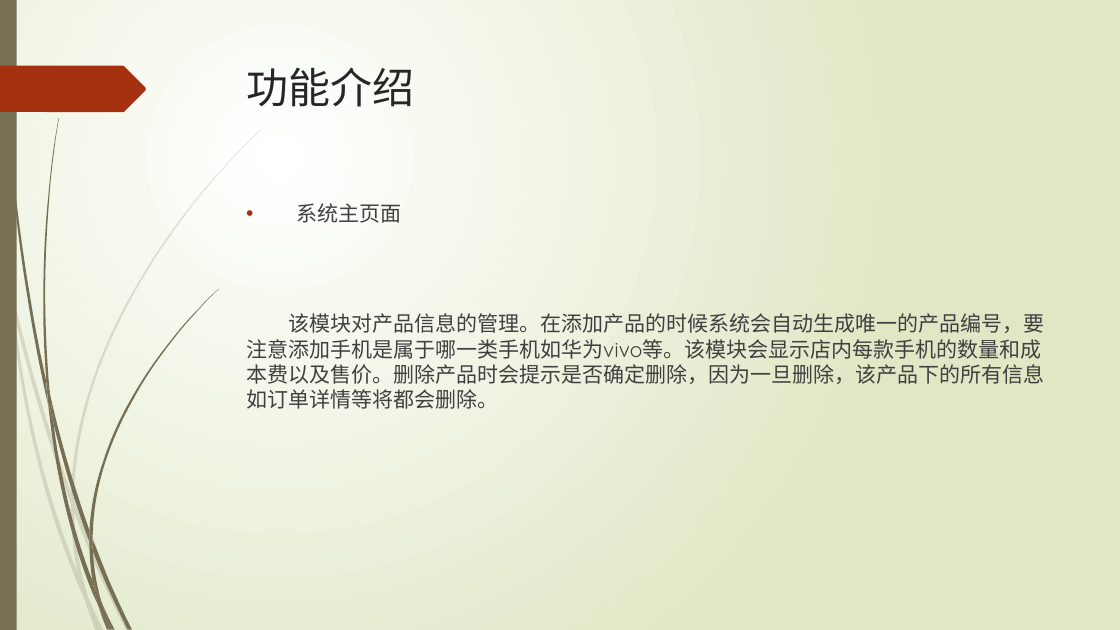
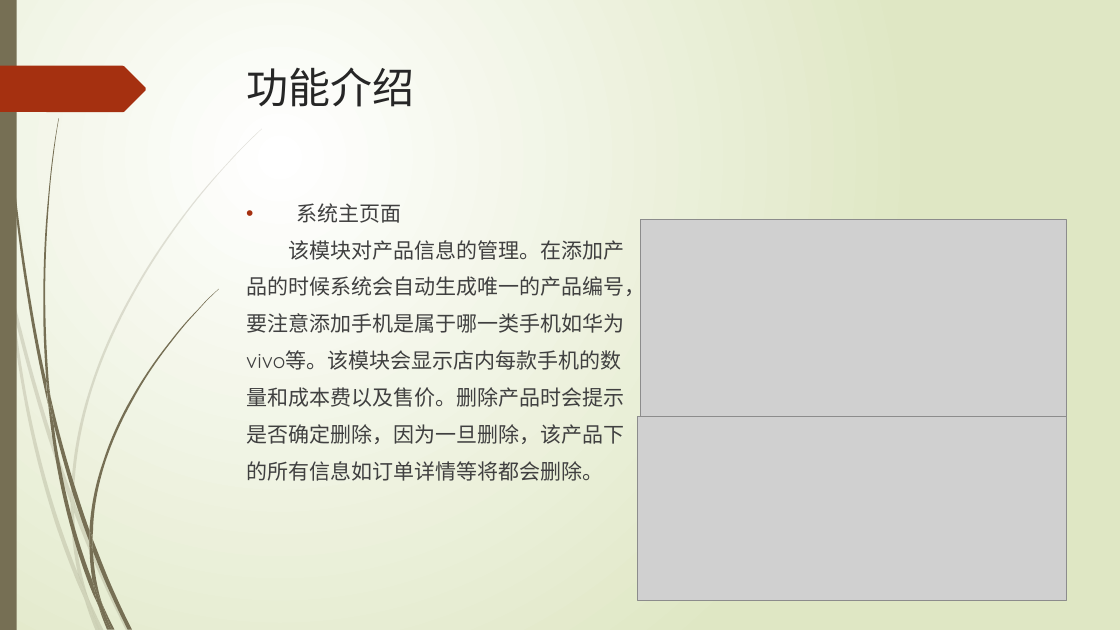
Before and after one commit to LNNying/CompletionReport, a slide deck: slide 5 of 软外4-刘宁宁201540704137-产品说明.pptx. Drawn at 1120x630 pixels with LibreOffice and Linux fonts; fonts in the diff are those of the drawing; grey boxes stand for pictures. Boxes give left, top, right and bottom in pixels: in the first picture for what was removed or moved away, otherwise in the second. Text is boxed around its words. In the diff, an @@ line names an element or a change of style, - is before the commit and + after.

Commit message:
修改产品文档

```diff
--- a/软外4-刘宁宁201540704137-产品说明.pptx
+++ b/软外4-刘宁宁201540704137-产品说明.pptx
@@ picture added at (640,220,1066,417) @@
@@ text at (246,240,645,481): text changed @@
-该模块对产品信息的管理。在添加产品的时候系统会自动生成唯一的产品编号，要注意添加手机是属于哪一类手机如华为vivo等。该模块会显示店内每款手机的数量和成本费以及售价。删除产品时会提示是否确定删除，因为一旦删除，该产品下的所有信息如订单详情等将都会删除。
+该模块对产品信息的管理。在添加产
+品的时候系统会自动生成唯一的产品编号，
+要注意添加手机是属于哪一类手机如华为
+vivo等。该模块会显示店内每款手机的数
+量和成本费以及售价。删除产品时会提示
+是否确定删除，因为一旦删除，该产品下
+的所有信息如订单详情等将都会删除。
@@ picture added at (638,417,1066,601) @@
```
Also in this commit, not shown: 11 other slides changed.
